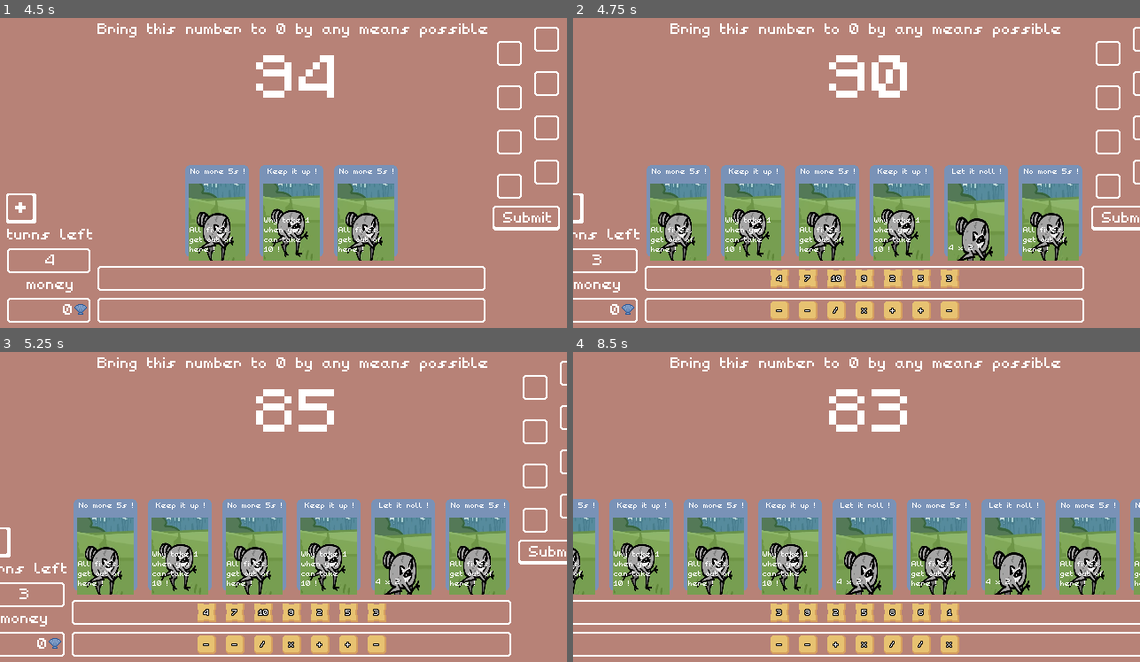
Above: before the commit, frames 1-4 (two rows, left to right).
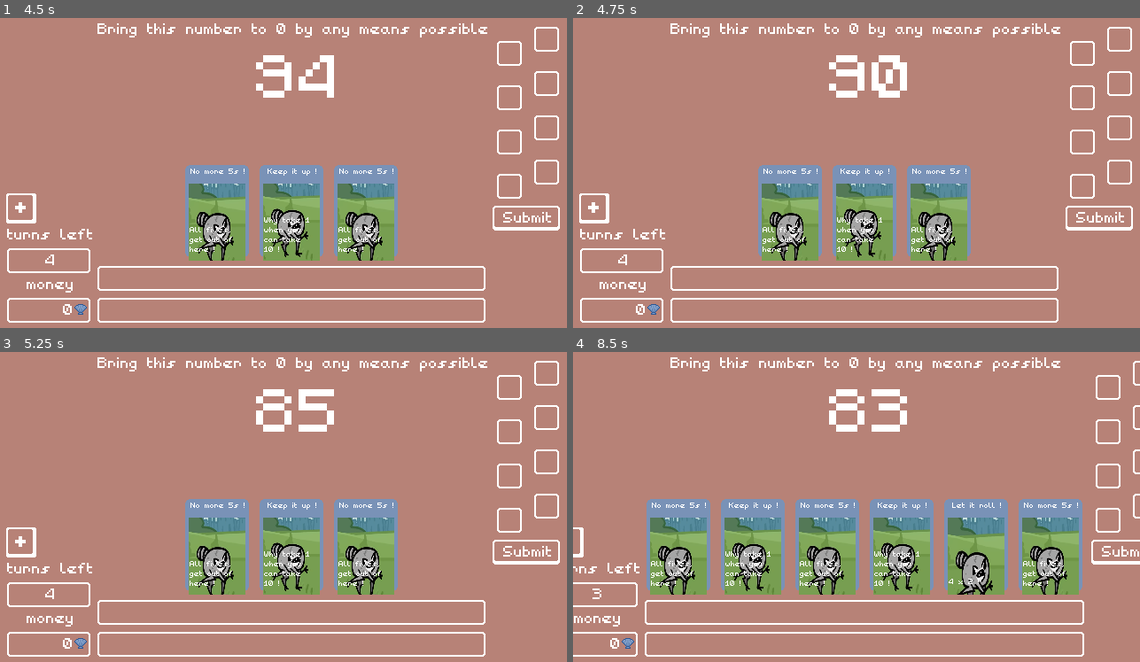
Above: after the commit, the same moments.

Repository: Hugo-Carbiener/GMTK-2026
Game: Godot game, scene res://assets/scenes/level.tscn
Same seed, same stepped clock (60 frames per second), same inputs: the game is played once before the commit and once after it.
Inputs (mouse positions are in pixels of both pictures, inside the frame that each line leads up to):
- Up to frame 1 (4.5 s): click (22, 207) at 0.5 s; click (215, 210) at 1.27 s; click (374, 278) at 2.02 s; click (374, 309) at 2.77 s; click (527, 219) at 3.5 s; click (22, 207) at 4.25 s
- Up to frame 2 (4.75 s): no input
- Up to frame 3 (5.25 s): click (107, 544) at 5.02 s
- Up to frame 4 (8.5 s): click (947, 612) at 5.77 s; click (947, 643) at 6.52 s; click (1122, 553) at 7.25 s; click (680, 544) at 8.02 s

Frame 1 is identical in both runs. In frame 2, 24% of the frame differs, in the area x 0-100%, y 2-99%; in frame 3, 24%; in frame 4, 26%.

Commit message:
Add bundles

Diff:
--- a/gmtk-2026/assets/fonts/price-fonts/invalid-price-font.tres
+++ b/gmtk-2026/assets/fonts/price-fonts/invalid-price-font.tres
@@ -5,4 +5,6 @@
 [resource]
 font = ExtResource("1_7kqnu")
 font_size = 8
-font_color = Color(0.08765154, 0.6641221, 0.09107227, 1)
+font_color = Color(0.70004725, 0.11276781, 0.11802647, 1)
+outline_size = 4
+outline_color = Color(0.47866118, 0.060826384, 0.011083742, 1)
--- a/gmtk-2026/assets/fonts/price-fonts/valid-price-font.tres
+++ b/gmtk-2026/assets/fonts/price-fonts/valid-price-font.tres
@@ -6,3 +6,5 @@
 font = ExtResource("1_jrlna")
 font_size = 8
 font_color = Color(0.314106, 0.82799864, 0.43019855, 1)
+outline_size = 4
+outline_color = Color(6.1366705e-07, 0.4173373, 0.040662445, 1)
--- /dev/null
+++ b/gmtk-2026/assets/scenes/components/shop/buyable-bundle.tscn
@@ -0,0 +1,107 @@
+[gd_scene load_steps=7 format=3 uid="uid://dxvfurblwgc66"]
+
+[ext_resource type="Script" uid="uid://cdnawqfe5g1qc" path="res://assets/scripts/ui/shop/BuyableBundle.gd" id="1_ddevj"]
+[ext_resource type="LabelSettings" uid="uid://ceikhk71hq3jx" path="res://assets/fonts/price-fonts/valid-price-font.tres" id="2_ddevj"]
+[ext_resource type="Texture2D" uid="uid://ckeakvfn4keay" path="res://assets/sprites/UI_sea-shell.png" id="3_31emy"]
+[ext_resource type="Texture2D" uid="uid://qnar3lki7b33" path="res://assets/sprites/UI_slot.png" id="4_2jufq"]
+[ext_resource type="LabelSettings" uid="uid://dpgm8xre7qh46" path="res://assets/fonts/small-font.tres" id="5_nt1db"]
+
+[sub_resource type="CanvasItemMaterial" id="CanvasItemMaterial_2jufq"]
+blend_mode = 3
+
+[node name="Buyable bundle" type="MarginContainer" node_paths=PackedStringArray("bonus_currency_label", "bonus_currency_container", "content_container", "button", "bought_visual")]
+offset_right = 32.0
+offset_bottom = 32.0
+script = ExtResource("1_ddevj")
+bonus_currency_label = NodePath("VBoxContainer/Bonus money margin/HBoxContainer/Bonus value")
+bonus_currency_container = NodePath("VBoxContainer/Bonus money margin")
+content_container = NodePath("VBoxContainer/HBoxContainer/Content container")
+button = NodePath("Button")
+bought_visual = NodePath("VBoxContainer/HBoxContainer/Bought visual")
+
+[node name="VBoxContainer" type="VBoxContainer" parent="."]
+layout_mode = 2
+focus_behavior_recursive = 1
+mouse_filter = 2
+theme_override_constants/separation = 0
+
+[node name="HBoxContainer" type="HBoxContainer" parent="VBoxContainer"]
+layout_mode = 2
+theme_override_constants/separation = 0
+
+[node name="Bought visual" type="TextureRect" parent="VBoxContainer/HBoxContainer"]
+visible = false
+self_modulate = Color(1, 1, 1, 0.7411765)
+material = SubResource("CanvasItemMaterial_2jufq")
+layout_mode = 2
+texture = ExtResource("4_2jufq")
+
+[node name="MarginContainer" type="MarginContainer" parent="VBoxContainer/HBoxContainer/Bought visual"]
+layout_mode = 1
+anchors_preset = 15
+anchor_right = 1.0
+anchor_bottom = 1.0
+grow_horizontal = 2
+grow_vertical = 2
+theme_override_constants/margin_top = 2
+
+[node name="Label" type="Label" parent="VBoxContainer/HBoxContainer/Bought visual/MarginContainer"]
+layout_mode = 2
+text = "No
+stock"
+label_settings = ExtResource("5_nt1db")
+horizontal_alignment = 1
+vertical_alignment = 1
+
+[node name="Content container" type="MarginContainer" parent="VBoxContainer/HBoxContainer"]
+layout_mode = 2
+size_flags_horizontal = 3
+focus_behavior_recursive = 1
+mouse_filter = 2
+
+[node name="Spacer" type="MarginContainer" parent="VBoxContainer/HBoxContainer"]
+custom_minimum_size = Vector2(32, 0)
+layout_mode = 2
+size_flags_horizontal = 3
+
+[node name="Bonus money margin" type="MarginContainer" parent="VBoxContainer"]
+layout_mode = 2
+size_flags_horizontal = 4
+theme_override_constants/margin_left = 0
+theme_override_constants/margin_top = -12
+
+[node name="HBoxContainer" type="HBoxContainer" parent="VBoxContainer/Bonus money margin"]
+layout_mode = 2
+size_flags_vertical = 8
+theme_override_constants/separation = 1
+
+[node name="Plus text" type="Label" parent="VBoxContainer/Bonus money margin/HBoxContainer"]
+layout_mode = 2
+size_flags_vertical = 1
+text = "+"
+label_settings = ExtResource("2_ddevj")
+horizontal_alignment = 1
+vertical_alignment = 1
+
+[node name="Bonus value" type="Label" parent="VBoxContainer/Bonus money margin/HBoxContainer"]
+layout_mode = 2
+size_flags_vertical = 1
+text = "99"
+label_settings = ExtResource("2_ddevj")
+horizontal_alignment = 1
+vertical_alignment = 1
+
+[node name="MarginContainer" type="MarginContainer" parent="VBoxContainer/Bonus money margin/HBoxContainer"]
+layout_mode = 2
+theme_override_constants/margin_bottom = 2
+
+[node name="Money value" type="TextureRect" parent="VBoxContainer/Bonus money margin/HBoxContainer/MarginContainer"]
+layout_mode = 2
+texture = ExtResource("3_31emy")
+
+[node name="Button" type="Button" parent="."]
+layout_mode = 2
+focus_mode = 0
+focus_behavior_recursive = 1
+mouse_filter = 1
+flat = true
--- a/gmtk-2026/assets/scenes/components/shop/buyable-element.tscn
+++ b/gmtk-2026/assets/scenes/components/shop/buyable-element.tscn
@@ -1,20 +1,50 @@
-[gd_scene load_steps=2 format=3 uid="uid://d4l7wt4s7jut8"]
+[gd_scene load_steps=5 format=3 uid="uid://d4l7wt4s7jut8"]
 
 [ext_resource type="Script" uid="uid://cyp5o5kal36po" path="res://assets/scripts/ui/shop/BuyableElement.gd" id="1_4wyyw"]
+[ext_resource type="Texture2D" uid="uid://qnar3lki7b33" path="res://assets/sprites/UI_slot.png" id="2_nn2yv"]
+[ext_resource type="LabelSettings" uid="uid://dpgm8xre7qh46" path="res://assets/fonts/small-font.tres" id="3_ju0gv"]
 
-[node name="Buyable element" type="MarginContainer" node_paths=PackedStringArray("content_container", "price_tag_container", "button")]
+[sub_resource type="CanvasItemMaterial" id="CanvasItemMaterial_nn2yv"]
+blend_mode = 3
+
+[node name="Buyable element" type="MarginContainer" node_paths=PackedStringArray("content_container", "price_tag_container", "button", "bought_visual")]
 offset_right = 32.0
 offset_bottom = 32.0
 script = ExtResource("1_4wyyw")
 content_container = NodePath("VBoxContainer/Content container")
 price_tag_container = NodePath("VBoxContainer/Price tag container")
 button = NodePath("Button")
+bought_visual = NodePath("VBoxContainer/Bought visual")
 
 [node name="VBoxContainer" type="VBoxContainer" parent="."]
 layout_mode = 2
 focus_behavior_recursive = 1
 mouse_filter = 2
 theme_override_constants/separation = 0
+
+[node name="Bought visual" type="TextureRect" parent="VBoxContainer"]
+visible = false
+self_modulate = Color(1, 1, 1, 0.7411765)
+material = SubResource("CanvasItemMaterial_nn2yv")
+layout_mode = 2
+texture = ExtResource("2_nn2yv")
+
+[node name="MarginContainer" type="MarginContainer" parent="VBoxContainer/Bought visual"]
+layout_mode = 1
+anchors_preset = 15
+anchor_right = 1.0
+anchor_bottom = 1.0
+grow_horizontal = 2
+grow_vertical = 2
+theme_override_constants/margin_top = 6
+
+[node name="Label" type="Label" parent="VBoxContainer/Bought visual/MarginContainer"]
+layout_mode = 2
+text = "No
+stock"
+label_settings = ExtResource("3_ju0gv")
+horizontal_alignment = 1
+vertical_alignment = 1
 
 [node name="Content container" type="MarginContainer" parent="VBoxContainer"]
 layout_mode = 2
--- a/gmtk-2026/assets/scenes/shop.tscn
+++ b/gmtk-2026/assets/scenes/shop.tscn
@@ -36,10 +36,10 @@
 anchor_bottom = 1.0
 grow_horizontal = 2
 grow_vertical = 2
-theme_override_constants/margin_left = 10
-theme_override_constants/margin_top = 10
-theme_override_constants/margin_right = 10
-theme_override_constants/margin_bottom = 10
+theme_override_constants/margin_left = 16
+theme_override_constants/margin_top = 16
+theme_override_constants/margin_right = 16
+theme_override_constants/margin_bottom = 16
 script = ExtResource("1_6p2lh")
 tile_shop_number_tile_container = NodePath("Page container/Shop content container/Tile shop/Tile shop padding/Tile shop container/Tiles margin/Tiles container/Number tile container")
 tile_shop_operator_tile_container = NodePath("Page container/Shop content container/Tile shop/Tile shop padding/Tile shop container/Tiles margin/Tiles container/Operator tile container")
@@ -141,6 +141,7 @@
 vertical_alignment = 1
 
 [node name="Number tile container" type="GridContainer" parent="CanvasLayer/Shop UI/Page container/Shop content container/Tile shop/Tile shop padding/Tile shop container/Tiles margin/Tiles container"]
+custom_minimum_size = Vector2(0, 48)
 layout_mode = 2
 mouse_filter = 2
 columns = 3
@@ -157,6 +158,7 @@
 vertical_alignment = 1
 
 [node name="Operator tile container" type="GridContainer" parent="CanvasLayer/Shop UI/Page container/Shop content container/Tile shop/Tile shop padding/Tile shop container/Tiles margin/Tiles container"]
+custom_minimum_size = Vector2(0, 48)
 layout_mode = 2
 mouse_filter = 2
 columns = 3
@@ -196,6 +198,8 @@
 layout_mode = 2
 text = "Less effective, less expensive"
 label_settings = ExtResource("18_co8v4")
+horizontal_alignment = 1
+vertical_alignment = 1
 
 [node name="Tiles margin" type="MarginContainer" parent="CanvasLayer/Shop UI/Page container/Shop content container/Tile bundles/Tile bundles padding/Tile bundle container"]
 layout_mode = 2
@@ -230,6 +234,8 @@
 mouse_filter = 2
 theme_override_constants/margin_left = 8
 theme_override_constants/margin_top = 8
+theme_override_constants/margin_right = 8
+theme_override_constants/margin_bottom = 8
 
 [node name="Card reward title" type="Label" parent="CanvasLayer/Shop UI/Page container/Shop content container/Card reward/Card reward container/Card reward title margin"]
 layout_mode = 2
--- a/gmtk-2026/assets/scripts/countdown/Countdown.gd
+++ b/gmtk-2026/assets/scripts/countdown/Countdown.gd
@@ -14,7 +14,7 @@
 	set_countdown_value(initial_countdown_value);
 
 func set_countdown_value(value : int):
-	AnimationUtils.animate_integer(
+	await AnimationUtils.animate_integer(
 		func(x): text = str(x),
 		countdown,
 		value
--- a/gmtk-2026/assets/scripts/generals/Constants.gd
+++ b/gmtk-2026/assets/scripts/generals/Constants.gd
@@ -10,6 +10,7 @@
 
 # SHOP
 var DEFAULT_TILE_AMOUNT_IN_SHOP = 3;
+var DEFAULT_BUNDLE_AMOUNT_IN_SHOP = 2;
 var DEFAULT_CARD_AMOUNT_IN_SHOP = 3;
 var NUMBER_TILE_BASE_PRICE = 2;
 
--- a/gmtk-2026/assets/scripts/generals/SignalBus.gd
+++ b/gmtk-2026/assets/scripts/generals/SignalBus.gd
@@ -11,6 +11,7 @@
 # shop
 signal number_tile_bought
 signal operator_tile_bought
+signal operator_tile_bundle_bought
 signal card_reward_selected
 signal on_money_update
 
--- a/gmtk-2026/assets/scripts/generals/UserData.gd
+++ b/gmtk-2026/assets/scripts/generals/UserData.gd
@@ -6,6 +6,8 @@
 var currency : int;
 
 func pay(amount : int):
+	if amount == 0: return;
+
 	var new_value = max(0, currency - amount);
 	AnimationUtils.animate_integer(
 		func(x): set_currency(x),
@@ -14,6 +16,8 @@
 	);
 
 func gain(amount : int):
+	if amount == 0: return;
+
 	var new_value = max(0, currency + amount);
 	AnimationUtils.animate_integer(
 		func(x): set_currency(x),
--- a/gmtk-2026/assets/scripts/ui/TileCouple.gd
+++ b/gmtk-2026/assets/scripts/ui/TileCouple.gd
@@ -33,7 +33,7 @@
 	operator.scale = Vector2i.ONE;
 	number.scale = Vector2i.ONE;
 	var new_countdown_value = operator.execute(number, Countdown.instance.countdown);
-	Countdown.instance.set_countdown_value(new_countdown_value);
+	await Countdown.instance.set_countdown_value(new_countdown_value);
 	SignalBus.on_tile_couple_executed.emit(operator, number);
 	remove_operator();
 	remove_number();
--- /dev/null
+++ b/gmtk-2026/assets/scripts/ui/shop/BuyableBundle.gd
@@ -0,0 +1,37 @@
+class_name BuyableBundle extends BuyableElement
+
+const buyable_bundle_scene : PackedScene = preload("res://assets/scenes/components/shop/buyable-bundle.tscn");
+
+@export var bonus_currency_label : Label;
+@export var bonus_currency_container : Control;
+
+var bonus : int;
+
+static func create_buyable_element(_bonus : int, _content : Control) -> BuyableElement:
+	var element = buyable_bundle_scene.instantiate();
+	element.setup(_bonus, _content);
+	return element;
+
+func setup(_bonus : int, _content : Control):
+	self.content = _content;
+	self.bonus = _bonus;
+	bonus_currency_label.text = str(bonus);
+	content_container.add_child(_content);
+
+func on_click():
+	if bought: return;
+
+	if content is OperatorTile:
+		var number_tile_content : OperatorTile = content;
+		SignalBus.operator_tile_bundle_bought.emit(self, number_tile_content);
+	else:
+		printerr("Bundle with content of wrong type: " + content.get_class());
+		return;
+	UserData.gain(bonus)
+
+func mark_as_bought():
+	bought = true;
+	mouse_filter = Control.MOUSE_FILTER_IGNORE;
+	content_container.visible = false;
+	bonus_currency_container.visible = false;
+	bought_visual.visible = true;
--- a/gmtk-2026/assets/scripts/ui/shop/BuyableElement.gd
+++ b/gmtk-2026/assets/scripts/ui/shop/BuyableElement.gd
@@ -6,9 +6,11 @@
 @export var content_container : Control;
 @export var price_tag_container : Control;
 @export var button : Button;
+@export var bought_visual : Control;
 
 var price_tag : PriceTag;
 var content : Control;
+var bought : bool = false;
 
 static func create_buyable_element(_price : int, _content : Control) -> BuyableElement:
 	var element = buyable_element_scene.instantiate();
@@ -26,6 +28,8 @@
 	button.button_up.connect(on_click);
 
 func on_click():
+	if bought: return;
+
 	if price_tag.price > UserData.currency:
 		AnimationUtils.hshake(self, 50, Constants.SHORT_TRANSITION_DURATION);
 		AnimationUtils.blink_sprite(self, Color.RED);
@@ -36,3 +40,10 @@
 	elif content is OperatorTile:
 		var operator_tile_content : OperatorTile = content;
 		SignalBus.operator_tile_bought.emit(self, operator_tile_content, price_tag.price);
+
+func mark_as_bought():
+	bought = true;
+	mouse_filter = Control.MOUSE_FILTER_IGNORE;
+	content_container.visible = false;
+	price_tag_container.visible = false;
+	bought_visual.visible = true;
--- a/gmtk-2026/assets/scripts/ui/shop/Shop.gd
+++ b/gmtk-2026/assets/scripts/ui/shop/Shop.gd
@@ -12,6 +12,7 @@
 var reroll_amount : int = 0;
 var number_tiles : Array[NumberTile];
 var operator_tiles : Array[OperatorTile];
+var bundle_tiles : Array[OperatorTile];
 var card_rewards : Array[CardController];
 
 var card_reward_selected : bool = false;
@@ -26,10 +27,12 @@
 	SignalBus.card_reward_selected.connect(select_card_reward);
 	SignalBus.number_tile_bought.connect(on_number_tile_bought);
 	SignalBus.operator_tile_bought.connect(on_operator_tile_bought);
+	SignalBus.operator_tile_bundle_bought.connect(on_bundle_tile_bought);
 
 func populate_shop():
-	await generate_number_tile_shop();
-	await generate_operator_tile_shop();
+	generate_number_tile_shop();
+	generate_operator_tile_shop();
+	generate_bundles();
 	generate_card_rewards();
 	set_reroll_price();
 	SignalBus.on_money_update.emit(UserData.currency);
@@ -47,6 +50,13 @@
 		var buyable_tile = BuyableElement.create_buyable_element(operator_tile.model.price, operator_tile);
 		operator_tiles.append(operator_tile);
 		tile_shop_operator_tile_container.add_child(buyable_tile);
+
+func generate_bundles():
+	for i in range(Constants.DEFAULT_BUNDLE_AMOUNT_IN_SHOP):
+		var operator_tile = TileFactory.get_random_bundle_operator_tile();
+		var buyable_tile = BuyableBundle.create_buyable_element(operator_tile.model.price, operator_tile);
+		bundle_tiles.append(operator_tile);
+		tile_bundle_operator_tile_container.add_child(buyable_tile);
 
 func generate_card_rewards():
 	for i in range(Constants.DEFAULT_CARD_AMOUNT_IN_SHOP):
@@ -75,10 +85,13 @@
 		child.queue_free();
 	for child in tile_shop_operator_tile_container.get_children():
 		child.queue_free();
+	for child in tile_bundle_operator_tile_container.get_children():
+		child.queue_free();
 	for child in card_reward_container.get_children():
 		child.queue_free();
 	number_tiles.clear();
 	operator_tiles.clear();
+	bundle_tiles.clear();
 	card_rewards.clear();
 
 func select_card_reward(card : CardController):
@@ -104,7 +117,7 @@
 	UserData.pay(price);
 	UserData.number_deck.append(tile);
 	number_tiles.erase(tile);
-	tile_shop_number_tile_container.remove_child(buyable_element);
+	buyable_element.mark_as_bought();
 
 func on_operator_tile_bought(buyable_element : BuyableElement, tile : OperatorTile, price : int):
 	if operator_tiles.find(tile) == -1:
@@ -115,4 +128,12 @@
 	UserData.pay(price);
 	UserData.operator_deck.append(tile);
 	operator_tiles.erase(tile);
-	tile_shop_operator_tile_container.remove_child(buyable_element);
+	buyable_element.mark_as_bought();
+
+func on_bundle_tile_bought(buyable_element : BuyableBundle, tile : OperatorTile):
+	if bundle_tiles.find(tile) == -1:
+		printerr("Attempted to buy an operator tile bundle not found in the shop stocks.");
+		return;
+	UserData.operator_deck.append(tile);
+	bundle_tiles.erase(tile);
+	buyable_element.mark_as_bought();
Not shown, added: gmtk-2026/assets/scripts/ui/shop/BuyableBundle.gd.uid
Binary file changed: gmtk-2026/assets/sprites/UI.aseprite
Binary file added: gmtk-2026/assets/sprites/UI_pod.png
Not shown, added: gmtk-2026/assets/sprites/UI_pod.png.import
Binary file added: gmtk-2026/assets/sprites/UI_slot.png
Not shown, added: gmtk-2026/assets/sprites/UI_slot.png.import
